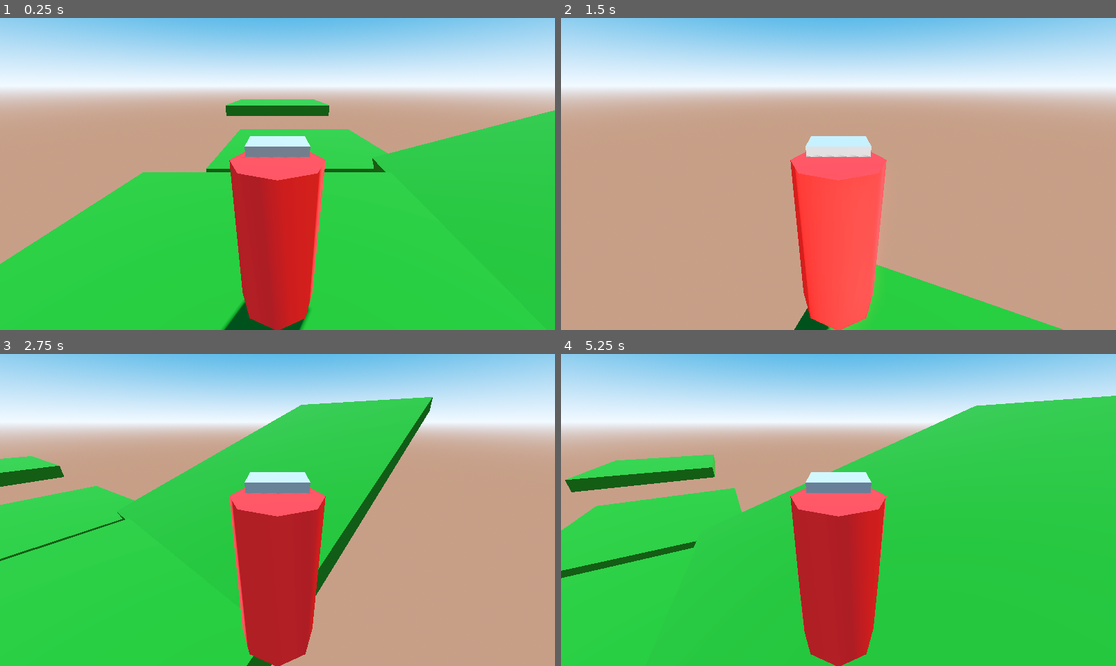
Above: before the commit, frames 1-4 (two rows, left to right).
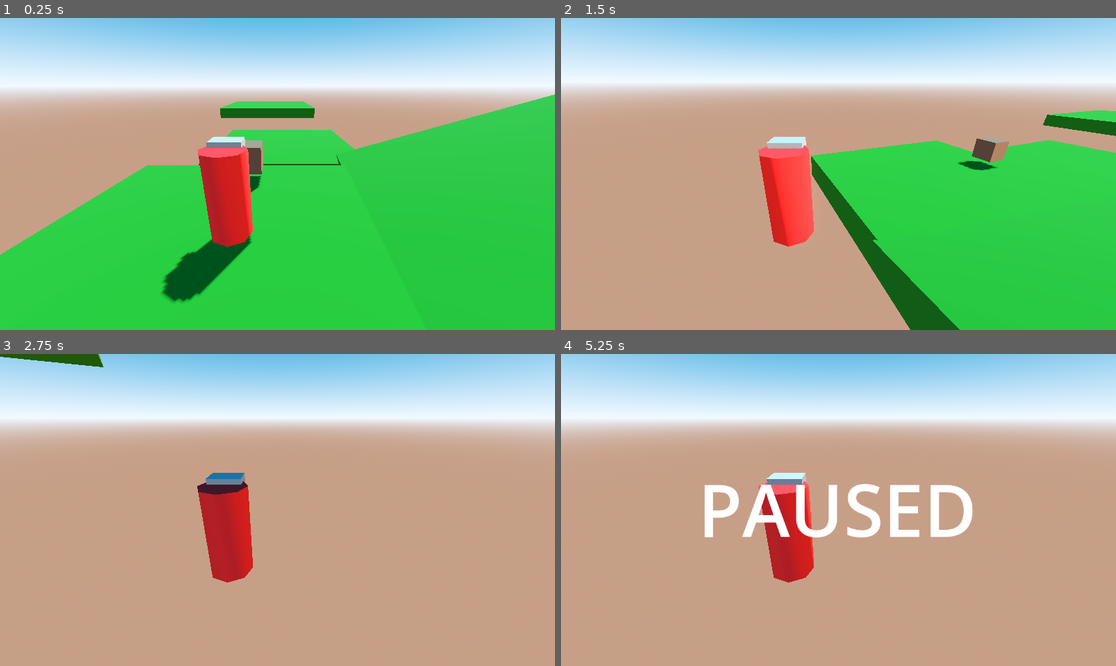
Above: after the commit, the same moments.

Repository: Jean1000levrai/survival3dTest
Game: Godot game, scene res://scenes/world.tscn
Two runs of this game, one before a commit and one after it. Both use one fixed random seed, a clock stepped at 60 frames per second and the inputs below.
Inputs (mouse positions are in pixels of both pictures, inside the frame that each line leads up to):
- Up to frame 1 (0.25 s): no input
- Up to frame 2 (1.5 s): move the mouse to (960, 158) at 0.52 s; hold D (move_right) 0.53-1.28 s; hold Shift (sprint) 0.53-1.28 s; tap Space (jump) at 0.77, 1.07 s; click (960, 158) at 0.8 s; move the mouse to (727, 189) at 1.27 s; hold S (move_backward) from 1.28 s (still down); click (727, 189) at 1.35 s
- Up to frame 3 (2.75 s): tap Space (jump) at 1.52, 1.55, 1.82 s; move the mouse to (333, 441) at 2.02 s; release S (move_backward) at 2.03 s; hold D (move_right) from 2.03 s (still down); hold Space (jump) from 2.03 s (still down); tap Shift (sprint) at 2.3 s
- Up to frame 4 (5.25 s): move the mouse to (810, 572) at 2.77 s; release D (move_right) at 2.78 s; release Space (jump) at 2.78 s; hold W (move_forward) 2.78-3.53 s; tap Shift (sprint) at 2.85, 4.35 s; tap Space (jump) at 3.02, 3.32, 4.52, 4.82 s; click (810, 572) at 3.05 s; move the mouse to (1005, 556) at 3.52 s; hold Space (jump) 3.53-4.28 s; hold A (move_left) 3.53-5.03 s; click (1005, 556) at 3.6 s; tap Escape (pause, bound only after the commit) at 4.15 s; move the mouse to (672, 463) at 4.27 s; move the mouse to (866, 510) at 5.02 s; hold S (move_backward) from 5.03 s (still down); click (866, 510) at 5.1 s

The runs differ from the first frame. In frame 1, 15% of the frame differs, in the area x 0-100%, y 24-100%; in frame 2, 36%; in frame 3, 44%; in frame 4, 70%, in the area x 0-100%, y 13-100%.
Error after the commit: Invalid access to property or key 'respawn' on a base object of type 'null instance'. (res://scripts/character_body_3d.gd:104)

Commit message:
better cam

Diff:
--- a/project.godot
+++ b/project.godot
@@ -47,12 +47,22 @@
 , Object(InputEventJoypadButton,"resource_local_to_scene":false,"resource_name":"","device":-1,"button_index":0,"pressure":0.0,"pressed":true,"script":null)
 ]
 }
-mouse_look={
-"deadzone": 0.2,
-"events": []
-}
 sprint={
 "deadzone": 0.2,
 "events": [Object(InputEventKey,"resource_local_to_scene":false,"resource_name":"","device":-1,"window_id":0,"alt_press …(195 unchanged characters)…
+, Object(InputEventJoypadButton,"resource_local_to_scene":false,"resource_name":"","device":-1,"button_index":7,"pressure":0.0,"pressed":true,"script":null)
 ]
 }
+dig={
+"deadzone": 0.2,
+"events": [Object(InputEventMouseButton,"resource_local_to_scene":false,"resource_name":"","device":-1,"window_id":0,"alt_pressed":false,"shift_pressed":false,"ctrl_pressed":false,"meta_pressed":false,"button_mask":1,"position":Vector2(656, 2),"global_position":Vector2(675, 98),"factor":1.0,"button_index":1,"canceled":false,"pressed":true,"double_click":false,"script":null)
+, Object(InputEventKey,"resource_local_to_scene":false,"resource_name":"","device":-1,"window_id":0,"alt_pressed":false,"shift_pressed":false,"ctrl_pressed":false,"meta_pressed":false,"pressed":false,"keycode":0,"physical_keycode":69,"key_label":0,"unicode":101,"location":0,"echo":false,"script":null)
+, Object(InputEventJoypadMotion,"resource_local_to_scene":false,"resource_name":"","device":-1,"axis":5,"axis_value":1.0,"script":null)
+]
+}
+pause={
+"deadzone": 0.2,
+"events": [Object(InputEventKey,"resource_local_to_scene":false,"resource_name":"","device":-1,"window_id":0,"alt_pressed":false,"shift_pressed":false,"ctrl_pressed":false,"meta_pressed":false,"pressed":false,"keycode":0,"physical_keycode":4194305,"key_label":0,"unicode":0,"location":0,"echo":false,"script":null)
+, Object(InputEventJoypadButton,"resource_local_to_scene":false,"resource_name":"","device":-1,"button_index":6,"pressure":0.0,"pressed":true,"script":null)
+]
+}
--- /dev/null
+++ b/scenes/crate.tscn
@@ -0,0 +1,19 @@
+[gd_scene load_steps=4 format=3 uid="uid://djoivm1ipgeh0"]
+
+[ext_resource type="Script" uid="uid://dc00xbjyk7prh" path="res://scenes/crateRigidbody.gd" id="1_b66cd"]
+
+[sub_resource type="BoxShape3D" id="BoxShape3D_8hhd1"]
+
+[sub_resource type="StandardMaterial3D" id="StandardMaterial3D_b66cd"]
+albedo_color = Color(0.43529412, 0.30588236, 0.21568628, 1)
+
+[node name="Node3D" type="Node3D"]
+
+[node name="RigidBody3D" type="RigidBody3D" parent="."]
+script = ExtResource("1_b66cd")
+
+[node name="CollisionShape3D" type="CollisionShape3D" parent="RigidBody3D"]
+shape = SubResource("BoxShape3D_8hhd1")
+
+[node name="CSGBox3D" type="CSGBox3D" parent="."]
+material = SubResource("StandardMaterial3D_b66cd")
--- /dev/null
+++ b/scenes/crateRigidbody.gd
@@ -0,0 +1,4 @@
+extends RigidBody3D
+
+func destroy() -> void:
+	queue_free()
--- a/scenes/player.tscn
+++ b/scenes/player.tscn
@@ -29,4 +29,9 @@
 [node name="cameraPivot" type="Node3D" parent="CharacterBody"]
 
 [node name="Camera3D" type="Camera3D" parent="CharacterBody/cameraPivot"]
-transform = Transform3D(1, 0, 0, 0, 0.91787934, 0.39685956, 0, -0.39685956, 0.91787934, 0, 1.7035444, 1.9949517)
+transform = Transform3D(1, 0, 0, 0, 0.91787934, 0.39685956, 0, -0.39685956, 0.91787934, 1.0783353, 2.1522515, 3.8676202)
+
+[node name="InteractRay" type="RayCast3D" parent="CharacterBody/cameraPivot/Camera3D"]
+transform = Transform3D(1, 0, 0, 0, 0.97295356, -0.23100078, 0, 0.23100078, 0.97295356, 0, 0.94465053, -4.0697975)
+target_position = Vector3(0, 0, -3)
+collide_with_areas = true
--- a/scenes/world.tscn
+++ b/scenes/world.tscn
@@ -1,8 +1,9 @@
-[gd_scene load_steps=10 format=3 uid="uid://dehxo2xg4ie0h"]
+[gd_scene load_steps=12 format=3 uid="uid://dehxo2xg4ie0h"]
 
 [ext_resource type="Script" uid="uid://3efq7223ifrx" path="res://scripts/world.gd" id="1_k0juu"]
+[ext_resource type="PackedScene" uid="uid://djoivm1ipgeh0" path="res://scenes/crate.tscn" id="2_4wyf3"]
 [ext_resource type="Script" uid="uid://bis2ec0whfgh7" path="res://scripts/area_3d.gd" id="2_rwgxs"]
-[ext_resource type="Script" path="res://area_3d_2.gd" id="3_4wyf3"]
+[ext_resource type="Script" uid="uid://7cpoq2brfsxr" path="res://scripts/area_3d_2.gd" id="4_k0juu"]
 
 [sub_resource type="StandardMaterial3D" id="StandardMaterial3D_e5uuo"]
 albedo_color = Color(0.09985124, 0.43522072, 0, 1)
@@ -28,8 +29,14 @@
 [sub_resource type="LabelSettings" id="LabelSettings_rwgxs"]
 font_size = 100
 
+[sub_resource type="LabelSettings" id="LabelSettings_4wyf3"]
+font_size = 150
+
 [node name="Node3D" type="Node3D"]
 script = ExtResource("1_k0juu")
+
+[node name="Node3D" parent="." instance=ExtResource("2_4wyf3")]
+transform = Transform3D(1, 0, 0, 0, 1, 0, 0, 0, 1, 0, 1.1076407, -3.4352665)
 
 [node name="worldPlatforms" type="Node" parent="."]
 
@@ -77,7 +84,16 @@
 [node name="CollisionShape3D" type="CollisionShape3D" parent="Area3D"]
 shape = SubResource("BoxShape3D_4wyf3")
 
-[node name="Label" type="Label" parent="."]
+[node name="Area3D2" type="Area3D" parent="."]
+transform = Transform3D(1, 0, 0, 0, 1, 0, 0, 0, 1, 0, -50, 0)
+script = ExtResource("4_k0juu")
+
+[node name="CollisionShape3D" type="CollisionShape3D" parent="Area3D2"]
+shape = SubResource("BoxShape3D_4wyf3")
+
+[node name="ui" type="Node" parent="."]
+
+[node name="GameOver" type="Label" parent="ui"]
 visible = false
 offset_right = 1152.0
 offset_bottom = 637.0
@@ -86,9 +102,11 @@
 horizontal_alignment = 1
 vertical_alignment = 1
 
-[node name="Area3D2" type="Area3D" parent="."]
-transform = Transform3D(1, 0, 0, 0, 1, 0, 0, 0, 1, 0, -50, 0)
-script = ExtResource("3_4wyf3")
-
-[node name="CollisionShape3D" type="CollisionShape3D" parent="Area3D2"]
-shape = SubResource("BoxShape3D_4wyf3")
+[node name="Pause" type="Label" parent="ui"]
+visible = false
+offset_right = 1148.0
+offset_bottom = 643.0
+text = "PAUSED"
+label_settings = SubResource("LabelSettings_4wyf3")
+horizontal_alignment = 1
+vertical_alignment = 1
--- a/scripts/area_3d.gd
+++ b/scripts/area_3d.gd
@@ -8,6 +8,7 @@
 
 func _on_body_entered(body: Node3D) -> void:
 	print("good")
-	if body.name == "player":
+	print(body.name)
+	if body.name == "CharacterBody":
 		print("u died lol")
 		$"../Label".visible = true
--- a/scripts/area_3d_2.gd
+++ b/scripts/area_3d_2.gd
@@ -1,12 +1,17 @@
 extends Area3D
 
-var spawn_pos = Vector3(0, 2, 0)
+
+@onready var game_over: Label = $ui/GameOver
+signal respawn
+
 
 func _ready() -> void:
 	body_entered.connect(_on_body_entered)
 
+
 func _on_body_entered(body: Node3D) -> void:
-	if body.name == "player":
+	if body.name == "CharacterBody":
 		print("u respawned yaaaay")
-		$"../Label".visible = false
-		$"../player".global_position = spawn_pos
+		game_over.visible = false
+		respawn.emit()
+		# $"../player".global_position = spawn_pos
--- a/scripts/character_body_3d.gd
+++ b/scripts/character_body_3d.gd
@@ -1,25 +1,33 @@
 extends CharacterBody3D
 
 
-@export var SPEED = 5.0
-@export var SPRINT_MULTI = 2.0
-@export var JUMP_VELOCITY = 4.5
-@export var sens = .5
+# V A R I A B L E S
 
-func _ready() -> void:
-	print("hello world!")
+# player statistics
+@export var speed = 5.0
+@export var sprint_multi = 2.0
+@export var jump_velocity = 4.5
 
-func _input(event: InputEvent) -> void:
-	if event is InputEventMouseMotion:
-		rotate_y(-deg_to_rad(event.relative.x * sens))
+# stuff
+var spawn_pos = Vector3(0, 2, 0)
 
+# camera
+@export var sensibilty = .3
+@export var stick_sens := 3.0  # radians per second
+@export var deadzone := 0.15
+@export var min_pitch := deg_to_rad(-55)
+@export var max_pitch := deg_to_rad(35)
+@onready var camera_pivot = $cameraPivot
+
+
+# M Y   F U N C T I O N S
 
 func movement(delta: float) -> void:
 	if not is_on_floor():
 		velocity += get_gravity() * delta
 
 	if Input.is_action_pressed("jump") and is_on_floor():
-		velocity.y = JUMP_VELOCITY
+		velocity.y = jump_velocity
 
 	var input_dir = Vector3.ZERO
 	if Input.is_action_pressed("move_backward"):
@@ -35,14 +43,69 @@
 
 	var direction = transform.basis * input_dir
 	if Input.is_action_pressed("sprint"):
-		velocity.x = direction.x * SPEED * SPRINT_MULTI
-		velocity.z = direction.z * SPEED * SPRINT_MULTI
+		velocity.x = direction.x * speed * sprint_multi
+		velocity.z = direction.z * speed * sprint_multi
 	else:
-		velocity.x = direction.x * SPEED
-		velocity.z = direction.z * SPEED
+		velocity.x = direction.x * speed
+		velocity.z = direction.z * speed
 
 	move_and_slide()
 
+func try_destroy() -> void:
+	var ray = $cameraPivot/Camera3D/InteractRay
+	if Input.is_action_just_pressed("dig"):
+		print("trying to dig")
+		if ray.is_colliding():
+			print("digging")
+			var obj = ray.get_collider()
+			if obj is RigidBody3D and obj.has_method("destroy"):
+				obj.destroy()
+
+func _on_game_over() -> void:
+	global_position = spawn_pos
+
+func controller_camera(delta: float) -> void:
+	var look_x := Input.get_action_strength("look_right") - Input.get_action_strength("look_left")
+
+	var look_y := Input.get_action_strength("look_down") - Input.get_action_strength("look_up")
+
+	if abs(look_x) < deadzone:
+		look_x = 0.0
+	if abs(look_y) < deadzone:
+		look_y = 0.0
+
+	rotate_y(-look_x * stick_sens * delta)
+
+	camera_pivot.rotate_x(-look_y * stick_sens * delta)
+	camera_pivot.rotation.x = clamp(
+		camera_pivot.rotation.x,
+		min_pitch,
+		max_pitch
+	)
+
+
+
+# G O D O T   F U N C T I O N S
+
+func _input(event: InputEvent) -> void:
+	if event is InputEventMouseMotion:
+		rotate_y(-deg_to_rad(event.relative.x * sensibilty))
+		camera_pivot.rotate_x(deg_to_rad(event.relative.y * -sensibilty))
+		camera_pivot.rotation.x = clamp(
+				camera_pivot.rotation.x,
+				deg_to_rad(max_pitch),
+				deg_to_rad(min_pitch),
+			)
+
+func _ready() -> void:
+	print("hello world!")
+	# signals reception
+	var game_over_node = get_node("/root/Area3D2")
+	game_over_node.respawn.connect(_on_game_over)
 
 func _physics_process(delta: float) -> void:
 	movement(delta)
+	try_destroy()
+
+func _process(delta: float) -> void:
+	controller_camera(delta)
--- /dev/null
+++ b/scripts/crateRigidbody.gd
@@ -0,0 +1,4 @@
+extends RigidBody3D
+
+func destroy() -> void:
+	queue_free()
--- a/scripts/world.gd
+++ b/scripts/world.gd
@@ -1,8 +1,24 @@
 extends Node3D
 
 var player_instance: Node
+var is_paused = false
+@onready var pause_label: Label = $ui/Pause
 
 func _ready() -> void:
 	var enemy_scene = preload("res://scenes/player.tscn")
 	player_instance = enemy_scene.instantiate()
 	add_child(player_instance)
+	Input.set_mouse_mode(Input.MOUSE_MODE_CAPTURED)
+
+func trigger_pause(event: InputEvent) -> void:
+	if event.is_action_pressed("pause") and not is_paused:
+		Input.set_mouse_mode(Input.MOUSE_MODE_VISIBLE)
+		is_paused = true
+		pause_label.visible = true
+	elif event.is_action_pressed("pause") and is_paused:
+		Input.set_mouse_mode(Input.MOUSE_MODE_CAPTURED)
+		is_paused = false
+		pause_label.visible = false
+
+func _input(event: InputEvent) -> void:
+	trigger_pause(event)
Not shown, added: scenes/crateRigidbody.gd.uid
Not shown, changed: scripts/area_3d_2.gd.uid
Not shown, added: scripts/crateRigidbody.gd.uid
